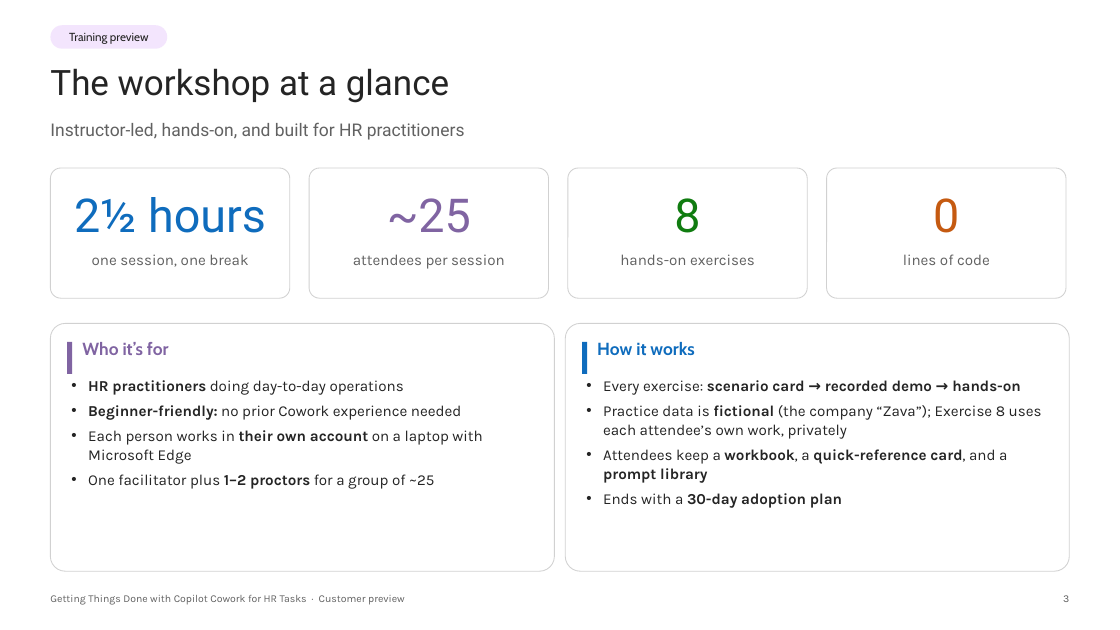
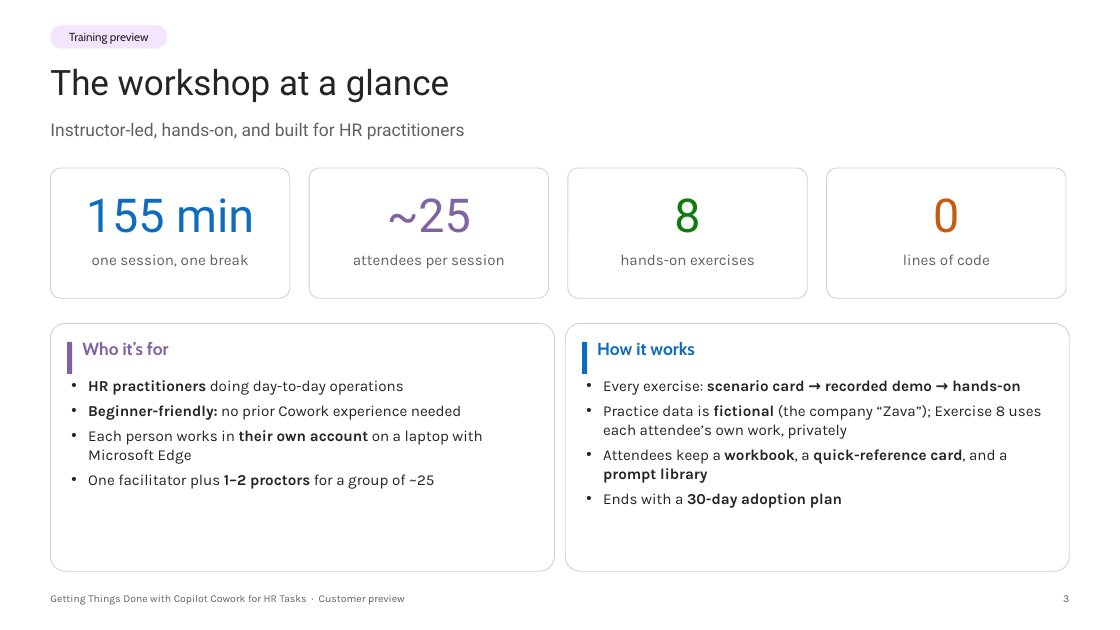
Before and after one commit to ragage/ai_hr_cowork_workshop, a slide deck: slide 3 of instructor/customer-preview-deck.pptx. Drawn at 1120x630 pixels with LibreOffice and Linux fonts; fonts in the diff are those of the drawing; background and template pictures are left out. Boxes give left, top, right and bottom in pixels: in the first picture for what was removed or moved away, otherwise in the second. Text is boxed around its words. In the diff, an @@ line names an element or a change of style, - is before the commit and + after.

```diff
--- a/instructor/customer-preview-deck.pptx
+++ b/instructor/customer-preview-deck.pptx
@@ text at bbox=[86, 198, 254, 233]: text changed @@
-2½ hours
+155 min
```
Also in this commit, not shown: 5 other slides changed, 19 other files.
